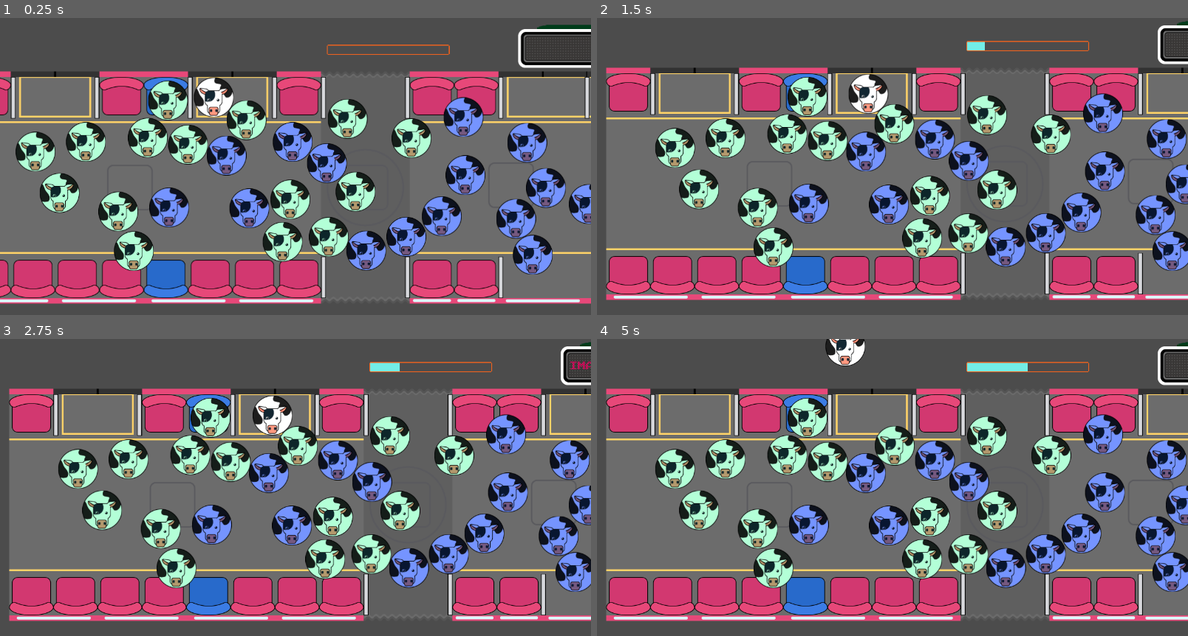
Above: before the commit, frames 1-4 (two rows, left to right).
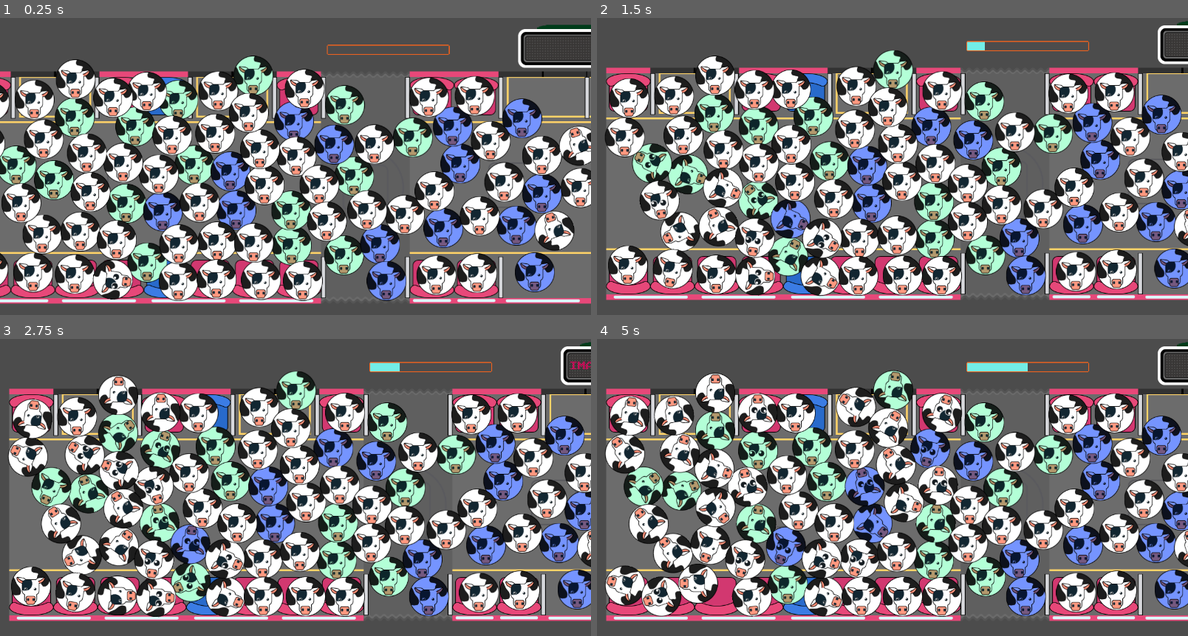
Above: after the commit, the same moments.

Repository: mapedorr/AquiMeBajoYo
Game: Godot game, scene res://scenarios/Transmi.tscn
Same seed, same stepped clock (60 frames per second), same inputs: the game is played once before the commit and once after it. The engine's default icon, where the game draws it, is replaced by a stand-in: a white triangle on a blue panel in a dark square.
Inputs:
- Up to frame 1 (0.25 s): no input
- Up to frame 2 (1.5 s): hold Right (ui_right) 0.53-1.28 s; hold Down (ui_down) from 1.28 s (still down)
- Up to frame 3 (2.75 s): release Down (ui_down) at 2.03 s; hold Right (ui_right) from 2.03 s (still down)
- Up to frame 4 (5 s): release Right (ui_right) at 2.78 s; hold Up (ui_up) 2.78-3.53 s; hold Left (ui_left) from 3.53 s (still down)

The runs differ from the first frame. In frame 1, 54% of the frame differs, in the area x 0-100%, y 12-96%; in frame 2, 54%; in frame 3, 54%; in frame 4, 54%, in the area x 1-100%, y 0-94%.

Commit message:
fix collisions between player and other animals

Diff:
--- a/scenarios/Animals/Animal.gd
+++ b/scenarios/Animals/Animal.gd
@@ -1,13 +1,26 @@
 extends KinematicBody2D
 
 var velocity = Vector2(0, 0)
+export (float) var friction_ration = 0.9
+export (float) var max_speed = 100
+export (float) var slide_ratio = 0.8
+export (float) var transference_ratio = 0.8
 
 func add_force(force):
-	velocity = force
+	velocity += force
+	if velocity.length()>max_speed:
+		velocity = velocity.normalized()*max_speed
+		$ojos_locos.visible = true
+	else:
+		$ojos_locos.visible = false
 
 func _physics_process(delta):
-	velocity = velocity*0.9
+	velocity = velocity*friction_ration
 	var collision_info = move_and_collide(velocity*delta)
 	if collision_info and collision_info.collider.is_in_group('Animals'):
 		var collision_point = collision_info.position
-		collision_info.collider.add_force(-collision_info.normal*velocity.length())
+		collision_info.collider.add_force(-collision_info.normal*velocity.length()*transference_ratio)
+		add_force((velocity.normalized()+collision_info.normal)*velocity.length()*slide_ratio)
+
+	if velocity.length()>0:
+		rotation = velocity.angle()-PI/2
--- a/scenarios/Animals/Animal.tscn
+++ b/scenarios/Animals/Animal.tscn
@@ -1,18 +1,25 @@
-[gd_scene load_steps=4 format=2]
+[gd_scene load_steps=5 format=2]
 
 [ext_resource path="res://scenarios/Animals/Animal.gd" type="Script" id=1]
 [ext_resource path="res://scenarios/Assets/vaca.png" type="Texture" id=2]
+[ext_resource path="res://scenarios/Assets/ojos_locos.png" type="Texture" id=3]
 
 [sub_resource type="CircleShape2D" id=1]
-radius = 43.0
+radius = 41.0
 
 [node name="Animal" type="KinematicBody2D" groups=[
 "Animals",
 ]]
 script = ExtResource( 1 )
+friction_ration = 0.6
 
 [node name="CollisionShape2D" type="CollisionShape2D" parent="."]
 shape = SubResource( 1 )
 
 [node name="Sprite" type="Sprite" parent="."]
 texture = ExtResource( 2 )
+
+[node name="ojos_locos" type="Sprite" parent="."]
+visible = false
+position = Vector2( -3.11099, 6.33339 )
+texture = ExtResource( 3 )
--- a/scenarios/Animals/Player.gd
+++ b/scenarios/Animals/Player.gd
@@ -3,25 +3,33 @@
 export (int) var run_speed = 100
 
 var velocity = Vector2()
+var acceleration = 10
 
 
 func _ready():
 	pass # Replace with function body.
 
 func get_input():
-	velocity.x = 0
-	velocity.y = 0
+	var local_speed = Vector2()
+
 
 	if Input.is_action_pressed('ui_right'):
-		velocity.x += 1
+		local_speed.x += 1
 	if Input.is_action_pressed('ui_left'):
-		velocity.x -= 1
+		local_speed.x -= 1
 	if Input.is_action_pressed('ui_up'):
-		velocity.y -= 1
+		local_speed.y -= 1
 	if Input.is_action_pressed('ui_down'):
-		velocity.y += 1
+		local_speed.y += 1
 
-	velocity = velocity.normalized() * run_speed
+	if local_speed.length() == 0:
+		velocity = Vector2()
+	else:
+		#velocity = local_speed*run
+		#if velocity.length()>run_speed:
+		velocity = local_speed.normalized() * run_speed
+
+		$Sprite.rotation = velocity.angle()-PI/2
 
 
 func _physics_process(delta):
@@ -29,5 +37,6 @@
 	#velocity = move_and_slide(velocity)
 	var collision_info = move_and_collide(velocity * delta)
 	if collision_info and collision_info.collider.is_in_group('Animals'):
-		var collision_point = collision_info.position
+
 		collision_info.collider.add_force(-collision_info.normal*run_speed)
+		velocity += (velocity.normalized()+collision_info.normal)*run_speed*0.1
--- a/scenarios/Bus.tscn
+++ b/scenarios/Bus.tscn
@@ -1,9 +1,10 @@
-[gd_scene load_steps=13 format=2]
+[gd_scene load_steps=14 format=2]
 
 [ext_resource path="res://scenarios/scripts/Bus.gd" type="Script" id=1]
 [ext_resource path="res://scenarios/Assets/bus_ejemplo.png" type="Texture" id=2]
 [ext_resource path="res://icon.png" type="Texture" id=3]
 [ext_resource path="res://scenarios/Barra.tscn" type="PackedScene" id=4]
+[ext_resource path="res://scenarios/Assets/gato_bus.png" type="Texture" id=5]
 
 [sub_resource type="RectangleShape2D" id=1]
 extents = Vector2( 30.2439, 20 )
@@ -12,16 +13,16 @@
 extents = Vector2( 41.5, 280.5 )
 
 [sub_resource type="RectangleShape2D" id=5]
-extents = Vector2( 96, 42 )
+extents = Vector2( 96, 9.00006 )
 
 [sub_resource type="RectangleShape2D" id=6]
-extents = Vector2( 49, 42 )
+extents = Vector2( 49, 7.00006 )
 
 [sub_resource type="RectangleShape2D" id=7]
-extents = Vector2( 240, 42 )
+extents = Vector2( 240, 8.00008 )
 
 [sub_resource type="RectangleShape2D" id=8]
-extents = Vector2( 194.547, 42 )
+extents = Vector2( 194.547, 10.0001 )
 
 [sub_resource type="RectangleShape2D" id=3]
 extents = Vector2( 1001.5, 40.5003 )
@@ -41,7 +42,7 @@
 
 [node name="Spawn" type="Sprite" parent="."]
 modulate = Color( 1, 0.74902, 0, 1 )
-position = Vector2( 254.142, 184.16 )
+position = Vector2( -78.8579, 549.16 )
 texture = ExtResource( 3 )
 
 [node name="Target" type="Sprite" parent="."]
@@ -64,19 +65,19 @@
 shape = SubResource( 2 )
 
 [node name="Top1" type="CollisionShape2D" parent="BusBorders"]
-position = Vector2( 64, 78 )
+position = Vector2( 64, 111 )
 shape = SubResource( 5 )
 
 [node name="Top2" type="CollisionShape2D" parent="BusBorders"]
-position = Vector2( -273, 78 )
+position = Vector2( -273, 113 )
 shape = SubResource( 6 )
 
 [node name="Top3" type="CollisionShape2D" parent="BusBorders"]
-position = Vector2( 592, 78 )
+position = Vector2( 592, 112 )
 shape = SubResource( 7 )
 
 [node name="Top4" type="CollisionShape2D" parent="BusBorders"]
-position = Vector2( 1410, 78 )
+position = Vector2( 1410, 110 )
 shape = SubResource( 8 )
 
 [node name="Bottom" type="CollisionShape2D" parent="BusBorders"]
@@ -134,3 +135,7 @@
 
 [node name="Barra13" parent="Bars" instance=ExtResource( 4 )]
 position = Vector2( 1509, 555 )
+
+[node name="gato_bus" type="Sprite" parent="."]
+position = Vector2( 1557.55, 166 )
+texture = ExtResource( 5 )
--- a/scenarios/Transmi.tscn
+++ b/scenarios/Transmi.tscn
@@ -16,6 +16,7 @@
 
 [node name="Player" parent="." instance=ExtResource( 3 )]
 position = Vector2( 640.5, 330 )
+run_speed = 250
 
 [node name="Travel" type="Timer" parent="."]
 wait_time = 0.5
@@ -142,6 +143,161 @@
 [node name="Animal36" parent="Animals" instance=ExtResource( 4 )]
 modulate = Color( 0.462745, 0.584314, 1, 1 )
 position = Vector2( 928.5, 367.5 )
+
+[node name="Animal" parent="Animals" instance=ExtResource( 4 )]
+position = Vector2( -276, 271.5 )
+
+[node name="Animal6" parent="Animals" instance=ExtResource( 4 )]
+position = Vector2( 408, 538.5 )
+
+[node name="Animal7" parent="Animals" instance=ExtResource( 4 )]
+position = Vector2( 70.5002, 358.5 )
+
+[node name="Animal9" parent="Animals" instance=ExtResource( 4 )]
+position = Vector2( -145.5, 454.5 )
+
+[node name="Animal10" parent="Animals" instance=ExtResource( 4 )]
+position = Vector2( 652.5, 454.5 )
+
+[node name="Animal38" parent="Animals" instance=ExtResource( 4 )]
+position = Vector2( 397.5, 174 )
+
+[node name="Animal40" parent="Animals" instance=ExtResource( 4 )]
+position = Vector2( 228, 169.5 )
+
+[node name="Animal41" parent="Animals" instance=ExtResource( 4 )]
+position = Vector2( 147, 265.5 )
+
+[node name="Animal43" parent="Animals" instance=ExtResource( 4 )]
+position = Vector2( 57.0002, 267 )
+
+[node name="Animal45" parent="Animals" instance=ExtResource( 4 )]
+position = Vector2( -273, 537 )
+
+[node name="Animal47" parent="Animals" instance=ExtResource( 4 )]
+position = Vector2( -58.4997, 462 )
+
+[node name="Animal49" parent="Animals" instance=ExtResource( 4 )]
+position = Vector2( -59.9998, 262.5 )
+
+[node name="Animal50" parent="Animals" instance=ExtResource( 4 )]
+position = Vector2( -46.5001, 351 )
+
+[node name="Animal51" parent="Animals" instance=ExtResource( 4 )]
+position = Vector2( -151.5, 268.5 )
+
+[node name="Animal52" parent="Animals" instance=ExtResource( 4 )]
+position = Vector2( 118.5, 556.5 )
+
+[node name="Animal55" parent="Animals" instance=ExtResource( 4 )]
+position = Vector2( 216, 456 )
+
+[node name="Animal53" parent="Animals" instance=ExtResource( 4 )]
+position = Vector2( 204, 550.5 )
+
+[node name="Animal54" parent="Animals" instance=ExtResource( 4 )]
+position = Vector2( 313.5, 363 )
+
+[node name="Animal56" parent="Animals" instance=ExtResource( 4 )]
+position = Vector2( 402, 261 )
+
+[node name="Animal57" parent="Animals" instance=ExtResource( 4 )]
+position = Vector2( 112.5, 175.5 )
+
+[node name="Animal58" parent="Animals" instance=ExtResource( 4 )]
+position = Vector2( 18.0002, 166.5 )
+
+[node name="Animal59" parent="Animals" instance=ExtResource( 4 )]
+position = Vector2( -175.5, 544.5 )
+
+[node name="Animal60" parent="Animals" instance=ExtResource( 4 )]
+position = Vector2( 697.5, 550.5 )
+
+[node name="Animal61" parent="Animals" instance=ExtResource( 4 )]
+position = Vector2( 679.5, 171 )
+
+[node name="Animal62" parent="Animals" instance=ExtResource( 4 )]
+position = Vector2( 772.5, 163.5 )
+
+[node name="Animal63" parent="Animals" instance=ExtResource( 4 )]
+position = Vector2( 786, 546 )
+
+[node name="Animal64" parent="Animals" instance=ExtResource( 4 )]
+position = Vector2( 793.5, 267 )
+
+[node name="Animal65" parent="Animals" instance=ExtResource( 4 )]
+position = Vector2( 732, 360 )
+
+[node name="Animal66" parent="Animals" instance=ExtResource( 4 )]
+position = Vector2( 811.5, 429 )
+
+[node name="Animal67" parent="Animals" instance=ExtResource( 4 )]
+position = Vector2( 897, 382.5 )
+
+[node name="Animal68" parent="Animals" instance=ExtResource( 4 )]
+position = Vector2( 913.5, 282 )
+
+[node name="Animal69" parent="Animals" instance=ExtResource( 4 )]
+position = Vector2( 999, 384 )
+
+[node name="Animal70" parent="Animals" instance=ExtResource( 4 )]
+position = Vector2( 901.5, 468 )
+rotation = 2.82042
+
+[node name="Animal71" parent="Animals" instance=ExtResource( 4 )]
+position = Vector2( 996, 274.5 )
+rotation = 2.82042
+
+[node name="Animal2" parent="Animals" instance=ExtResource( 4 )]
+position = Vector2( -270, 174 )
+
+[node name="Animal4" parent="Animals" instance=ExtResource( 4 )]
+position = Vector2( 328.5, 294 )
+
+[node name="Animal5" parent="Animals" instance=ExtResource( 4 )]
+position = Vector2( 306, 207 )
+
+[node name="Animal13" parent="Animals" instance=ExtResource( 4 )]
+position = Vector2( 18.0001, 553.5 )
+
+[node name="Animal15" parent="Animals" instance=ExtResource( 4 )]
+position = Vector2( 39.0001, 450 )
+
+[node name="Animal16" parent="Animals" instance=ExtResource( 4 )]
+position = Vector2( 144, 454.5 )
+
+[node name="Animal14" parent="Animals" instance=ExtResource( 4 )]
+position = Vector2( 237, 264 )
+
+[node name="Animal18" parent="Animals" instance=ExtResource( 4 )]
+position = Vector2( 429, 352.5 )
+
+[node name="Animal19" parent="Animals" instance=ExtResource( 4 )]
+position = Vector2( 493.5, 256.5 )
+
+[node name="Animal23" parent="Animals" instance=ExtResource( 4 )]
+position = Vector2( 543, 420 )
+
+[node name="Animal24" parent="Animals" instance=ExtResource( 4 )]
+position = Vector2( 309, 543 )
+
+[node name="Animal25" parent="Animals" instance=ExtResource( 4 )]
+position = Vector2( -91.4994, 175.5 )
+
+[node name="Animal27" parent="Animals" instance=ExtResource( 4 )]
+position = Vector2( -159, 364.5 )
+
+[node name="Animal28" parent="Animals" instance=ExtResource( 4 )]
+position = Vector2( 432, 445.5 )
+
+[node name="Animal29" parent="Animals" instance=ExtResource( 4 )]
+position = Vector2( 217.499, 357 )
+
+[node name="Animal31" parent="Animals" instance=ExtResource( 4 )]
+position = Vector2( 306, 442.5 )
+
+[node name="Animal36" parent="Animals" instance=ExtResource( 4 )]
+position = Vector2( -177, 183 )
 
 [node name="Mx_Win" type="AudioStreamPlayer" parent="."]
 stream = ExtResource( 5 )
Binary file added: scenarios/Assets/gato_bus.png
Not shown, added: scenarios/Assets/gato_bus.png.import
Binary file added: scenarios/Assets/ojos_locos.png
Not shown, added: scenarios/Assets/ojos_locos.png.import
